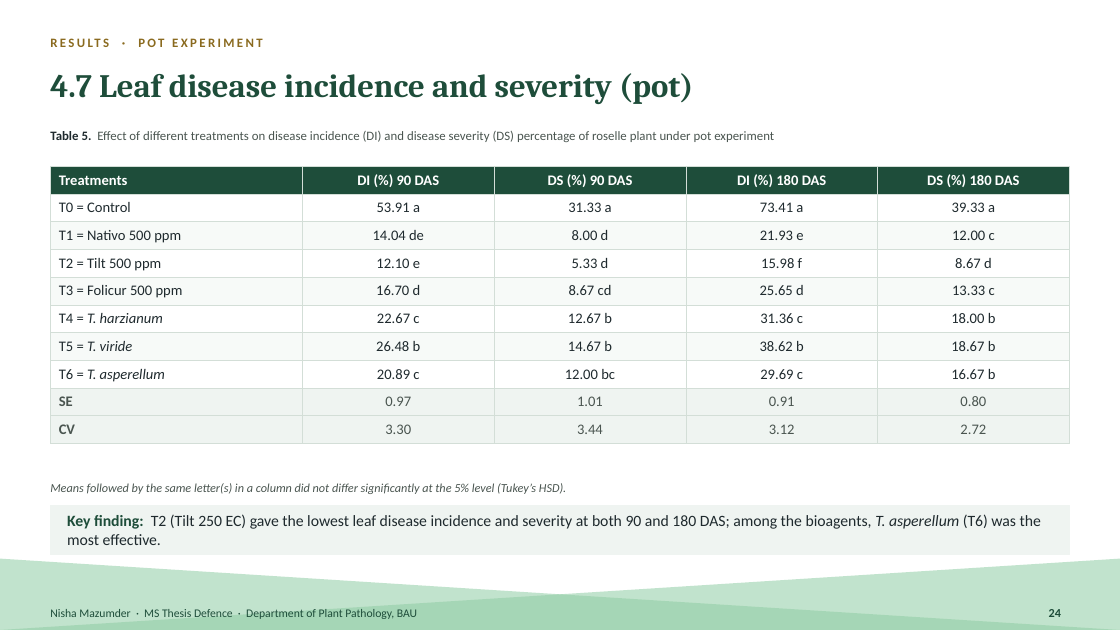
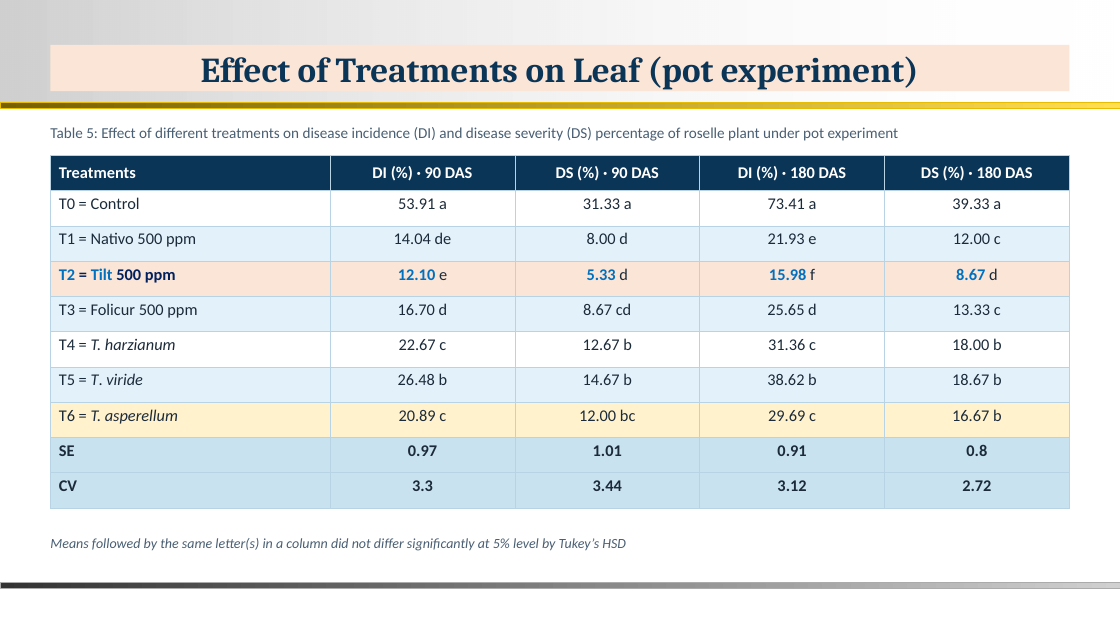
Before and after one commit to bipro-b/nm-documenents, a slide deck: slide 23 of docs/Nisha_MS_Thesis_Defence.pptx (slide 24 before the commit). Drawn at 1120x630 pixels with LibreOffice and Linux fonts; fonts in the diff are those of the drawing; background and template pictures are left out. Boxes give left, top, right and bottom in pixels: in the first picture for what was removed or moved away, otherwise in the second. Text is boxed around its words. In the diff, an @@ line names an element or a change of style, - is before the commit and + after.

```diff
--- a/docs/Nisha_MS_Thesis_Defence.pptx
+++ b/docs/Nisha_MS_Thesis_Defence.pptx
@@ rectangle added at (0,0,1120,103), fill gradient #D0D0D0 to #FFFFFF @@
@@ title added at (50,45,1070,92), fill #FBE5D6, 30 pt, text #0B3557, bold @@
+Effect of Treatments on Leaf (pot experiment)
@@ text removed at (138,38,263,47) @@
-RESULTS · POT EXPERIMENT
@@ text removed at (50,73,693,104) @@
-4.7 Leaf disease incidence and severity (pot)
@@ rectangle added at (0,103,1120,108), fill gradient #766000 to #FFDE53, outline #E8BC00 0.26 pt @@
@@ text at (50,127,899,141): text changed; size 11 to 13 pt; text colour #4A5550 to #4A5F73 @@
-Table 5. Effect of different treatments on disease incidence (DI) and disease severity (DS) percentage of roselle plant under pot experiment
+Table 5: Effect of different treatments on disease incidence (DI) and disease severity (DS) percentage of roselle plant under pot experiment
@@ table at (50,155,1070,508) @@
-row 1: Treatments | DI (%) 90 DAS | DS (%) 90 DAS | DI (%) 180 DAS | DS (%) 180 DAS
+row 1: Treatments | DI (%) · 90 DAS | DS (%) · 90 DAS | DI (%) · 180 DAS | DS (%) · 180 DAS
-row 9, column 5: 0.80
+row 9, column 5: 0.8
-row 10, column 2: 3.30
+row 10, column 2: 3.3
@@ fill #1E4D3A to #0B3557 in row 1 @@
@@ fill #F7FAF8 to #E3F2FA in 15 cells @@
@@ fill #FFFFFF to #FBE5D6 in row 4 @@
@@ fill #FFFFFF to #FFF2CC in row 8 @@
@@ fill #EFF4F1 to #C9E2F0 in 10 cells @@
@@ size 12.5 to 14 pt in "Treatments", "T0 = Control", "53.91 a", "31.33 a" and 40 more places @@
@@ text colour #1F2A2E to #1C2B3A in "T0 = Control", "53.91 a", "31.33 a", "73.41 a" and 30 more places @@
@@ text colour #1F2A2E to #0070C0 in "T2 Tilt", "12.10", "5.33", "15.98" and 1 more places @@
@@ text colour #1F2A2E to #002060 in "= 500 ppm" @@
@@ bold on in "T2 = Tilt 500 ppm", "12.10", "5.33", "15.98" and 7 more places @@
@@ italic off in "T." @@
@@ text colour #4A5550 to #1C2B3A in "SE", "0.97", "1.01", "0.91" and 4 more places @@
@@ borders changed @@
@@ table: place and size @@
-table at (50,166,1069,438)
+table at (50,155,1070,508)
@@ rectangle removed at (50,506,1070,555) @@
@@ text at (50,538,626,551): text changed; size 10.5 to 12 pt; text colour #4A5550 to #4A5F73 @@
-Means followed by the same letter(s) in a column did not differ significantly at the 5% level (Tukey’s HSD).
+Means followed by the same letter(s) in a column did not differ significantly at 5% level by Tukey’s HSD
@@ text "Means followed by the same ..." at (50,538,626,551): vertical alignment middle to top @@
@@ text removed at (67,514,1041,545) @@
-Key finding: T2 (Tilt 250 EC) gave the lowest leaf disease incidence and severity at both 90 and 180 DAS; among the bioagents, T. asperellum (T6) was the most effective.
@@ right triangle removed at (0,559,1120,630) @@
@@ right triangle removed at (0,559,1120,630) @@
@@ rectangle added at (0,582,1120,588), fill gradient #333333 to #D0D0D0, outline #ABABAB 0.26 pt @@
@@ text removed at (50,609,417,619) @@
-Nisha Mazumder · MS Thesis Defence · Department of Plant Pathology, BAU
@@ page number removed at (1049,609,1061,617) @@
-24
```
Also in this commit, not shown: 30 other slides changed, 6 slides added, 7 slides removed, 1 other file.
